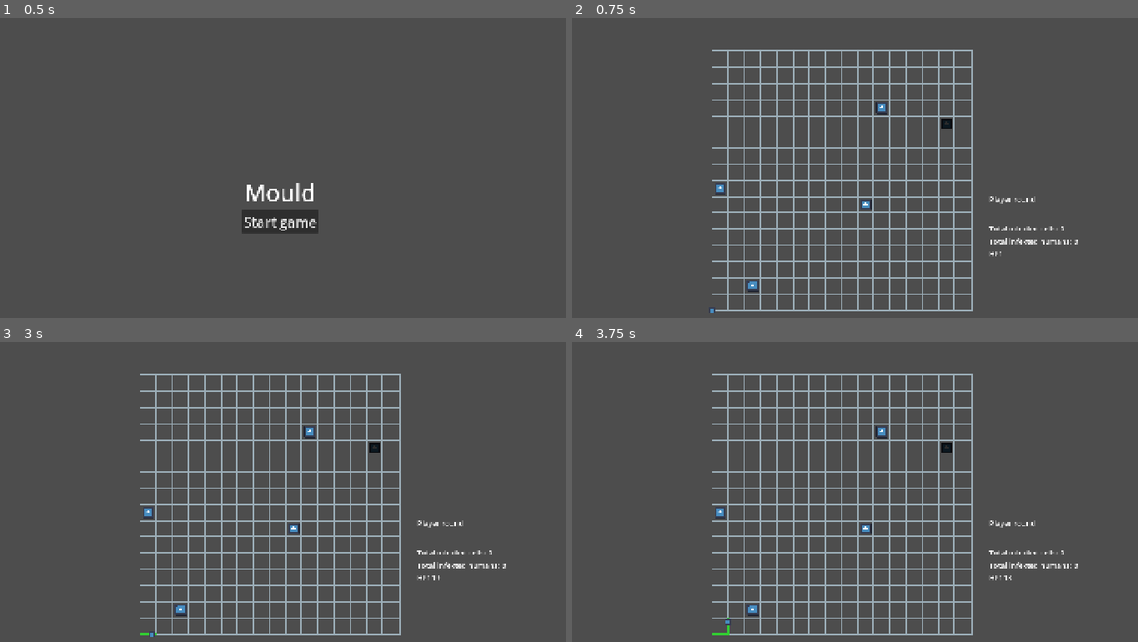
Above: before the commit, frames 1-4 (two rows, left to right).
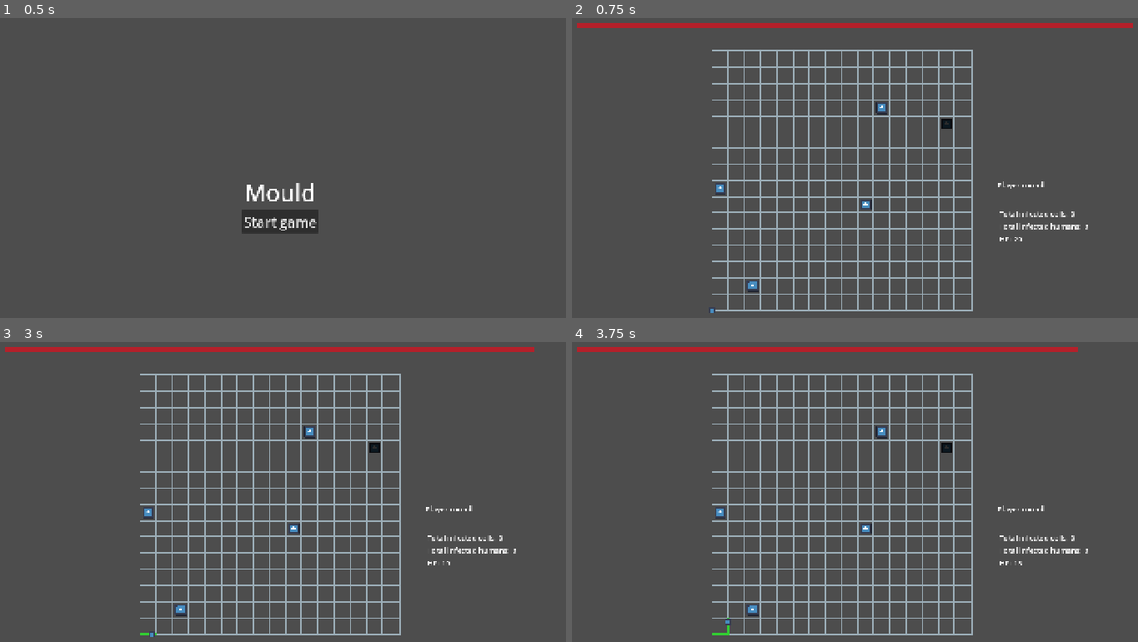
Above: after the commit, the same moments.

Repository: Sooshimi/mould
Game: Godot game, scene res://scenes/main.tscn
Two runs of this game, one before a commit and one after it. Both use one fixed random seed, a clock stepped at 60 frames per second and the inputs below. The engine's default icon, where the game draws it, is replaced by a stand-in: a white triangle on a blue panel in a dark square.
Inputs:
- Up to frame 1 (0.5 s): no input
- Up to frame 2 (0.75 s): click "Start game" at 0.5 s
- Up to frame 3 (3 s): tap Enter at 1.25, 2.75 s; hold D (right) 1.28-2.03 s; tap Space at 2 s; hold S (down) 2.03-2.78 s; hold D (right) from 2.78 s (still down)
- Up to frame 4 (3.75 s): tap Space at 3.5 s; release D (right) at 3.53 s; hold W (up) from 3.53 s (still down)

Frame 1 is identical in both runs. In frame 2, 2.3% of the frame differs, in the area x 0-100%, y 1-80%; in frame 3, 2.2%; in frame 4, 2.1%.

Commit message:
Add hp bar

Diff:
--- a/scenes/game.tscn
+++ b/scenes/game.tscn
@@ -17,10 +17,11 @@
 [node name="Game" type="Node2D"]
 
 [node name="UI" parent="." instance=ExtResource("7_trtic")]
-offset_left = 1016.0
-offset_top = 381.0
-offset_right = 1016.0
-offset_bottom = 381.0
+anchors_preset = 0
+anchor_right = 0.0
+anchor_bottom = 0.0
+grow_horizontal = 1
+grow_vertical = 1
 size_flags_horizontal = 4
 
 [node name="GridLines" type="TextureRect" parent="."]
--- a/scenes/ui/ui.tscn
+++ b/scenes/ui/ui.tscn
@@ -1,6 +1,7 @@
-[gd_scene load_steps=2 format=3 uid="uid://bnx3m6tx4tt5v"]
+[gd_scene load_steps=3 format=3 uid="uid://bnx3m6tx4tt5v"]
 
 [ext_resource type="Script" uid="uid://ft1a6nxi1yq5" path="res://scripts/ui/ui.gd" id="1_u7n8c"]
+[ext_resource type="Texture2D" uid="uid://cyadg0wytch7d" path="res://assets/hp_bar.png" id="2_f5cxw"]
 
 [node name="UI" type="Control"]
 layout_mode = 3
@@ -11,16 +12,28 @@
 grow_vertical = 2
 script = ExtResource("1_u7n8c")
 
+[node name="HPBar" type="TextureProgressBar" parent="."]
+layout_mode = 0
+offset_left = 127.0
+offset_top = 13.0
+offset_right = 727.0
+offset_bottom = 18.0
+scale = Vector2(2, 2)
+texture_progress = ExtResource("2_f5cxw")
+
 [node name="TurnLabel" type="Label" parent="."]
 layout_mode = 0
-offset_right = 362.0
-offset_bottom = 23.0
+offset_left = 1034.0
+offset_top = 351.0
+offset_right = 1396.0
+offset_bottom = 374.0
 
 [node name="VBoxContainer" type="VBoxContainer" parent="."]
 layout_mode = 1
-offset_top = 64.0
-offset_right = 362.0
-offset_bottom = 335.0
+offset_left = 1038.0
+offset_top = 413.0
+offset_right = 1400.0
+offset_bottom = 684.0
 
 [node name="TotalInfectedCells" type="Label" parent="VBoxContainer"]
 layout_mode = 2
--- a/scripts/characters/slime.gd
+++ b/scripts/characters/slime.gd
@@ -26,9 +26,12 @@
 	slime_path.add_point(global_position)
 	TurnManager.connect("infected_humans_changed", increase_hp_from_humans)
 	TurnManager.connect("increase_hp_from_infected_cells", increase_hp_from_cells)
+	TurnManager.max_hp_updated.emit(max_hp)
+	TurnManager.hp_updated.emit(hp)
 
 func increase_hp_from_cells() -> void:
 	hp = min(hp + 5, max_hp)
+	TurnManager.max_hp_updated.emit(max_hp)
 
 func increase_hp_from_humans(_new_value) -> void:
 	max_hp += 1
--- a/scripts/globals/TurnManager.gd
+++ b/scripts/globals/TurnManager.gd
@@ -22,7 +22,8 @@
 signal win
 signal lose
 
-signal hp_updated(new_value) # used in Slime script
+signal hp_updated(new_value) # used in Slime and UI script
+signal max_hp_updated(new_value) # used in Slime and UI script
 signal infected_cells_changed(new_value)
 signal infected_humans_changed(new_value)
 signal increase_hp_from_infected_cells
--- a/scripts/ui/ui.gd
+++ b/scripts/ui/ui.gd
@@ -2,6 +2,7 @@
 
 func _ready() -> void:
 	TurnManager.connect("hp_updated", on_hp_updated)
+	TurnManager.connect("max_hp_updated", on_max_hp_updated)
 	TurnManager.connect("infected_cells_changed", on_infected_cells_changed)
 	TurnManager.connect("infected_humans_changed", on_infected_humans_changed)
 	TurnManager.connect("slime_round_start", on_slime_round)
@@ -11,6 +12,10 @@
 
 func on_hp_updated(hp: int) -> void:
 	$VBoxContainer/HPLabel.text = str("HP: ", hp)
+	$HPBar.value = hp
+
+func on_max_hp_updated(max_hp: int) -> void:
+	$HPBar.max_value = max_hp
 
 func on_infected_cells_changed(total_infected_cells: int) -> void:
 	$VBoxContainer/TotalInfectedCells.text = str("Total infected cells: ", total_infected_cells)
Binary file added: assets/hp_bar.png
Not shown, added: assets/hp_bar.png.import
